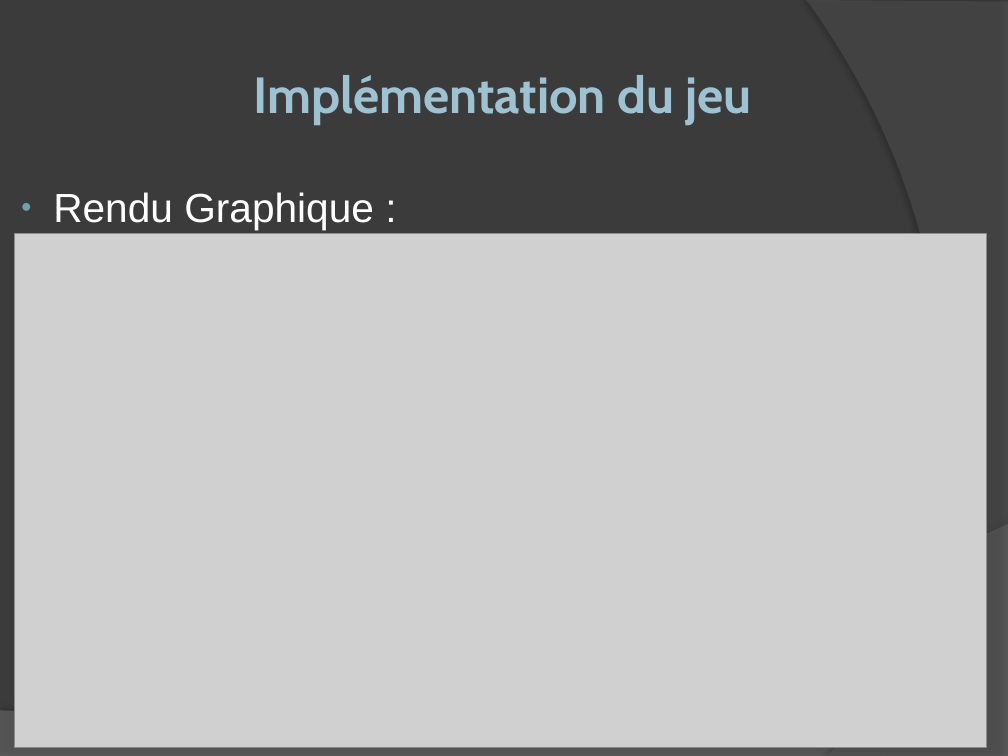
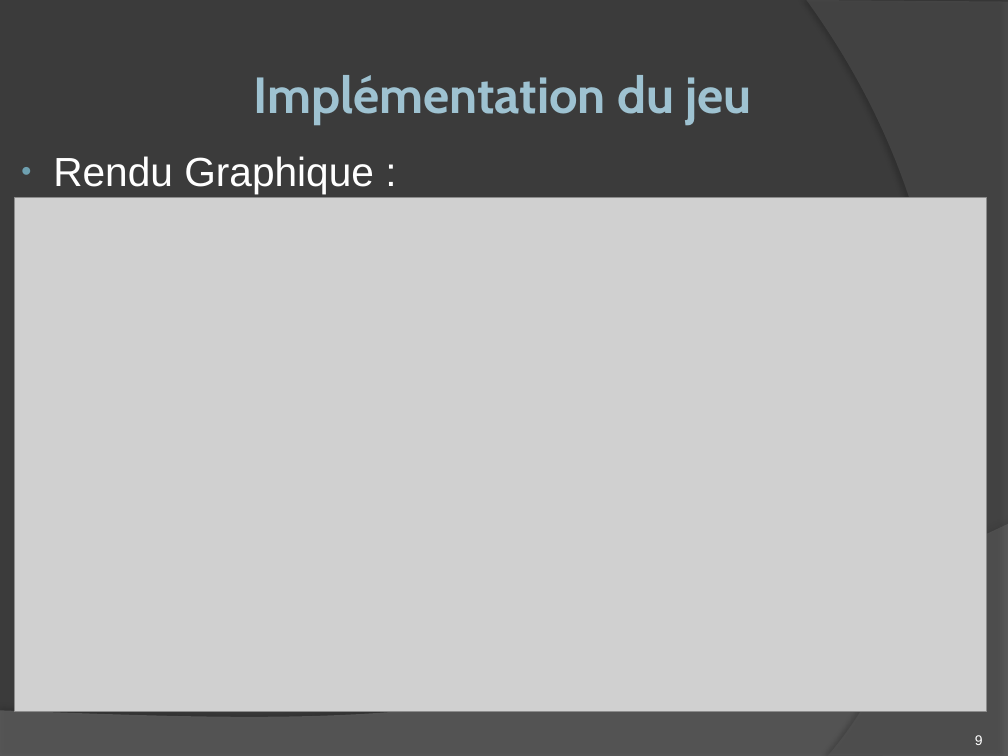
Before and after one commit to romaincarlsen/EtudesPratiques, a slide deck: slide 9 of Diapo Soutenance.pptx (slide 8 before the commit). Drawn at 1008x756 pixels with LibreOffice and Linux fonts; fonts in the diff are those of the drawing; grey boxes stand for pictures. Boxes give left, top, right and bottom in pixels: in the first picture for what was removed or moved away, otherwise in the second. Text is boxed around its words. In the diff, an @@ line names an element or a change of style, - is before the commit and + after.

```diff
--- a/Diapo Soutenance.pptx
+++ b/Diapo Soutenance.pptx
@@ text "Rendu Graphique :": place and size @@
-text "Rendu Graphique :" at [53, 192, 374, 230]
+text "Rendu Graphique :" at [53, 156, 374, 193]
@@ picture: place and size @@
-picture at [15, 234, 987, 748]
+picture at [15, 198, 987, 712]
@@ page number at [975, 735, 983, 745]: text changed; text colour #9D9B9A to #FFFFFF @@
-8
+9
```
Also in this commit, not shown: 4 other slides changed, 8 slides added, 2 slides removed.
